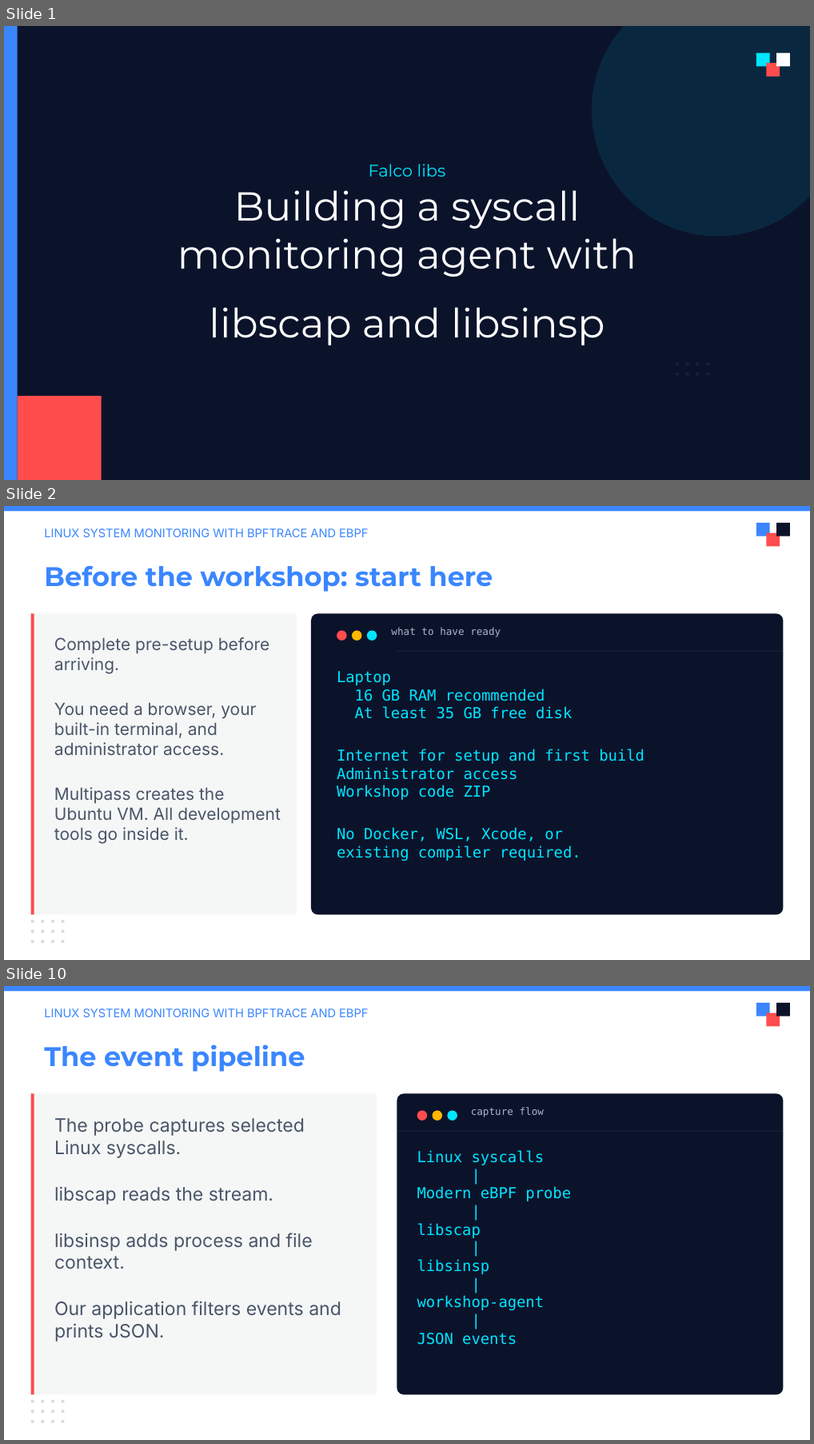
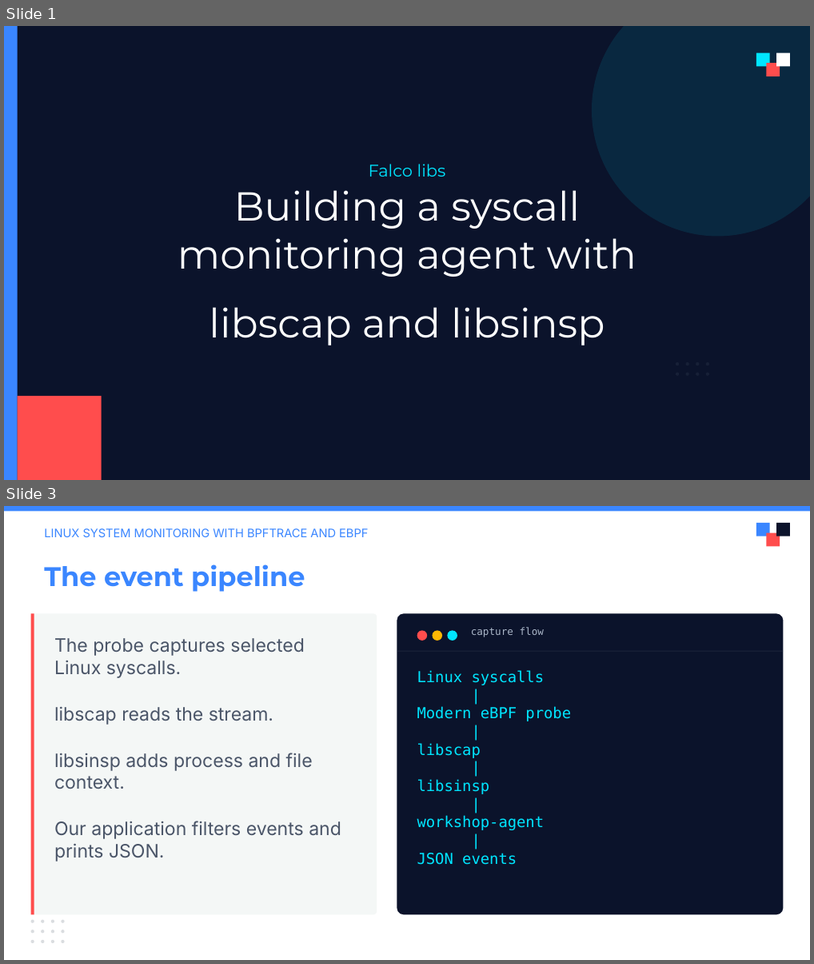
Before and after one commit to julianshalaby-perj/falco-libs-workshop, a slide deck: presentation/falco-libs-intro.pptx. Shown one above the other, each under a label of ours: slides 1, 2 and 10 before the commit, slides 1 and 3 after it; the slides between them are not shown. The pictures are 814x1444 and 814x964 pixels, drawn with LibreOffice and Linux fonts; fonts in the diff are those of the drawing; background and template pictures are left out. Boxes give left, top, right and bottom in pixels: in the first picture for what was removed or moved away, otherwise in the second. Text is boxed around its words. In the diff, an @@ line names an element or a change of style, - is before the commit and + after.

Commit message:
Condense pre-setup into one command slide

```diff
--- a/presentation/falco-libs-intro.pptx
+++ b/presentation/falco-libs-intro.pptx
@@ slide 2 removed at (x1=4, y1=506, x2=810, y2=960), background #FFFFFF @@
@@ rectangle removed at (x1=4, y1=506, x2=810, y2=511) @@
@@ text removed at (x1=44, y1=528, x2=368, y2=537) @@
-LINUX SYSTEM MONITORING WITH BPFTRACE AND EBPF
@@ rectangle removed at (x1=756, y1=523, x2=770, y2=536) @@
@@ rectangle removed at (x1=777, y1=523, x2=790, y2=536) @@
@@ rectangle removed at (x1=767, y1=532, x2=781, y2=546) @@
@@ text removed at (x1=44, y1=566, x2=493, y2=592) @@
-Before the workshop: start here
@@ rounded rectangle removed at (x1=30, y1=613, x2=297, y2=914) @@
@@ rectangle removed at (x1=30, y1=613, x2=34, y2=914) @@
@@ rounded rectangle removed at (x1=311, y1=613, x2=784, y2=914) @@
@@ text removed at (x1=54, y1=637, x2=281, y2=844) @@
-Complete pre-setup before arriving.
-You need a browser, your built-in terminal, and administrator access.
-Multipass creates the Ubuntu VM. All development tools go inside it.
@@ ellipse removed at (x1=337, y1=630, x2=346, y2=640) @@
@@ ellipse removed at (x1=351, y1=630, x2=362, y2=640) @@
@@ ellipse removed at (x1=367, y1=630, x2=377, y2=640) @@
@@ text removed at (x1=391, y1=627, x2=501, y2=637) @@
-what to have ready
@@ text removed at (x1=337, y1=671, x2=645, y2=860) @@
-Laptop
-16 GB RAM recommended
-At least 35 GB free disk
-Internet for setup and first build
-Administrator access
-Workshop code ZIP
-No Docker, WSL, Xcode, or
-existing compiler required.
@@ rectangle removed at (x1=398, y1=650, x2=784, y2=651) @@
@@ ellipse removed at (x1=30, y1=919, x2=34, y2=922) @@
@@ ellipse removed at (x1=30, y1=929, x2=34, y2=932) @@
@@ ellipse removed at (x1=41, y1=919, x2=44, y2=922) @@
@@ ellipse removed at (x1=41, y1=929, x2=44, y2=932) @@
@@ ellipse removed at (x1=50, y1=919, x2=54, y2=922) @@
@@ ellipse removed at (x1=50, y1=929, x2=54, y2=932) @@
@@ ellipse removed at (x1=62, y1=919, x2=65, y2=922) @@
@@ ellipse removed at (x1=62, y1=929, x2=65, y2=932) @@
@@ ellipse removed at (x1=30, y1=940, x2=34, y2=943) @@
@@ ellipse removed at (x1=41, y1=940, x2=44, y2=943) @@
@@ ellipse removed at (x1=50, y1=940, x2=54, y2=943) @@
@@ ellipse removed at (x1=62, y1=940, x2=65, y2=943) @@
@@ what was slide 10 is now slide 3 @@
```
Also in this commit, not shown: 1 slide changed, 1 slide added, 7 other slides removed.
